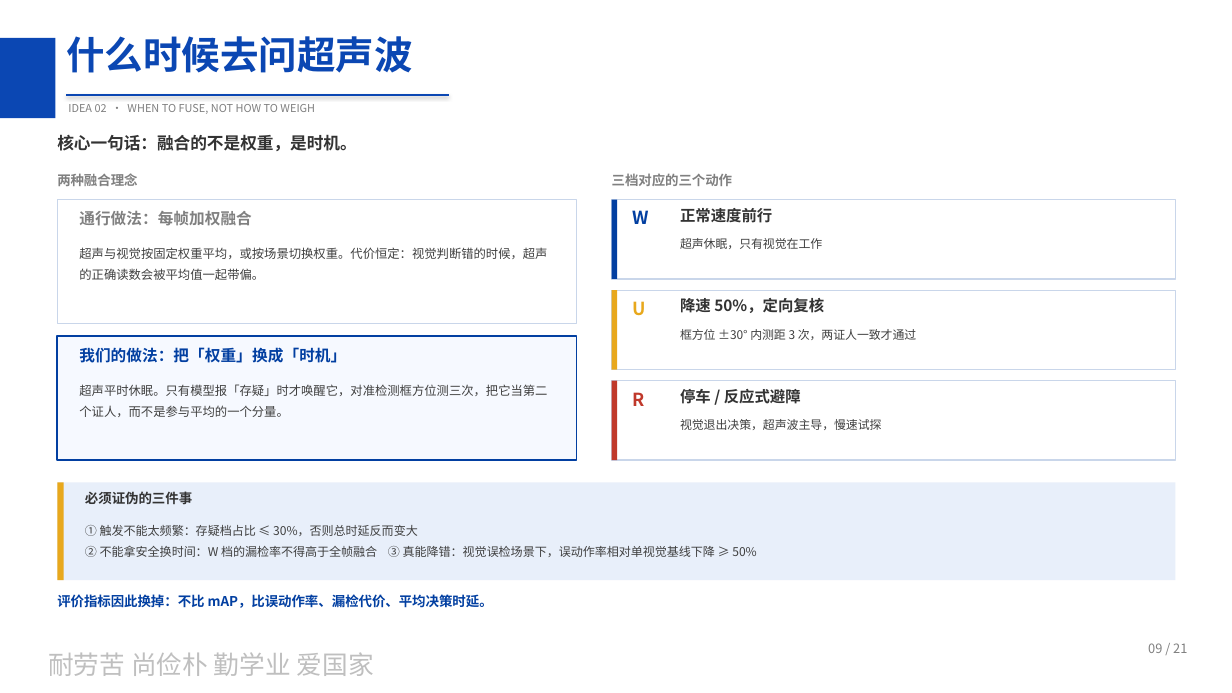
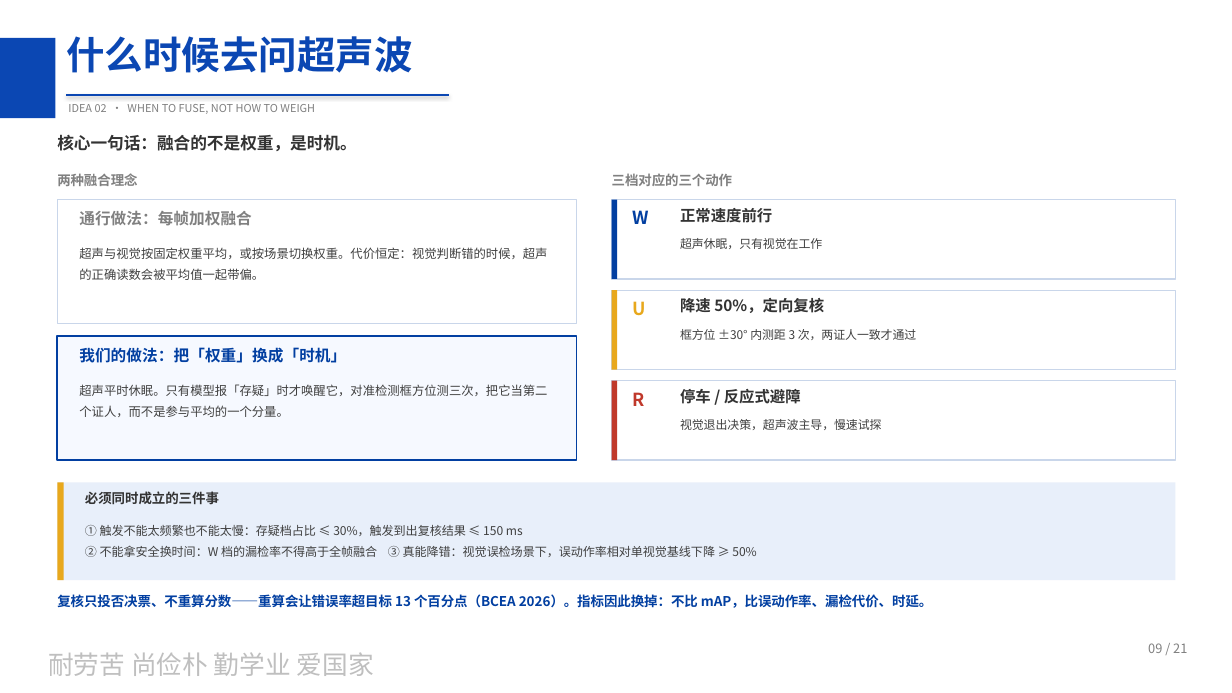
Before and after one commit to peach-ai280/srtp-tiny-detect-car, a slide deck: slide 9 of docs/01_立项/立项答辩_20261020.pptx. Drawn at 1232x693 pixels with LibreOffice and Linux fonts; fonts in the diff are those of the drawing; background and template pictures are left out. Boxes give left, top, right and bottom in pixels: in the first picture for what was removed or moved away, otherwise in the second. Text is boxed around its words. In the diff, an @@ line names an element or a change of style, - is before the commit and + after.

```diff
--- a/docs/01_立项/立项答辩_20261020.pptx
+++ b/docs/01_立项/立项答辩_20261020.pptx
@@ text at (85, 491, 219, 505): text changed @@
-必须证伪的三件事
+必须同时成立的三件事
@@ text at (85, 525, 523, 536): text changed @@
-① 触发不能太频繁：存疑档占比 ≤ 30%，否则总时延反而变大
+① 触发不能太频繁也不能太慢：存疑档占比 ≤ 30%，触发到出复核结果 ≤ 150 ms
@@ text at (57, 594, 932, 608): text changed @@
-评价指标因此换掉：不比 mAP，比误动作率、漏检代价、平均决策时延。
+复核只投否决票、不重算分数——重算会让错误率超目标 13 个百分点（BCEA 2026）。指标因此换掉：不比 mAP，比误动作率、漏检代价、时延。
```
Also in this commit, not shown: 7 other slides changed, 10 other files.
